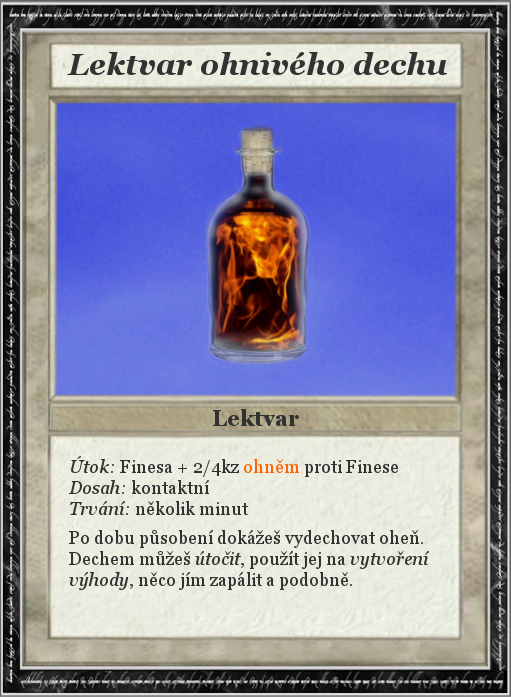
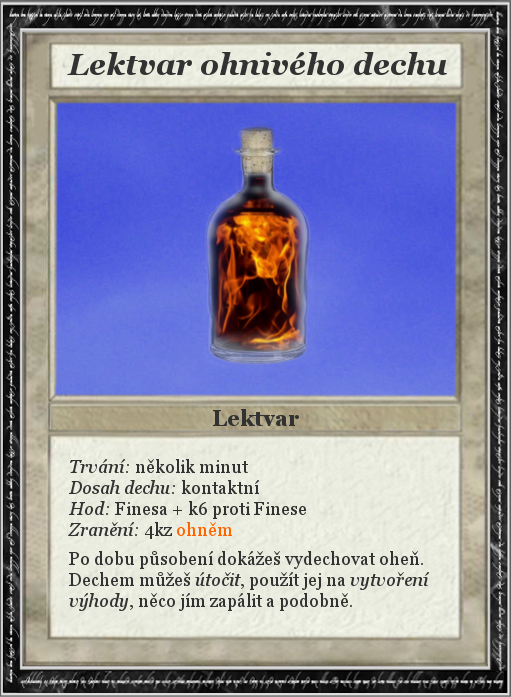
Layered file, before and after one edit (511px x 697px). Changes by layer:
renamed "Útok: Finesa + 2/4kz ohněm pro..." to "Trvání: několik minut ...", painted on it over [68, 456, 429, 611]
